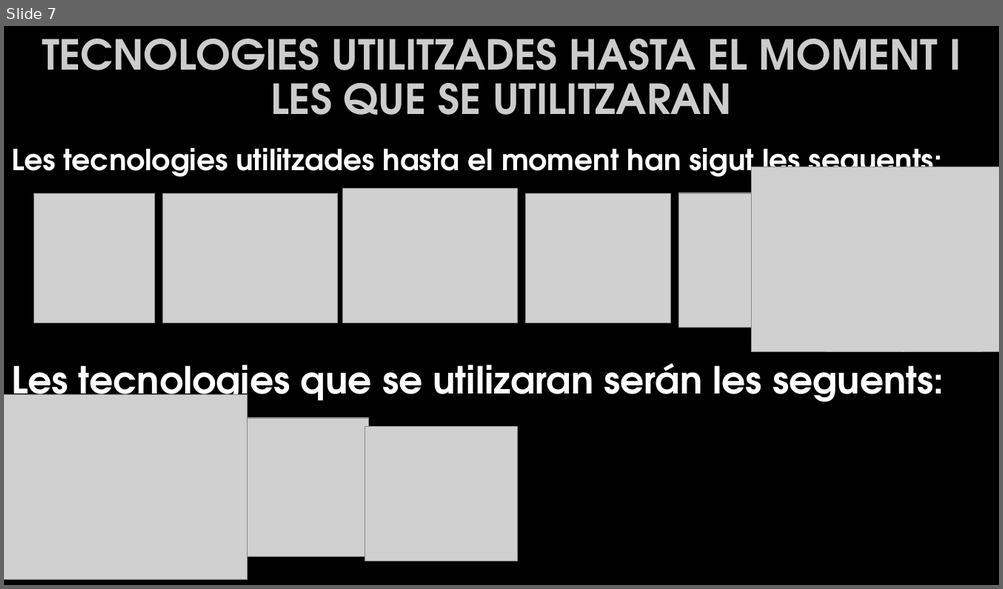
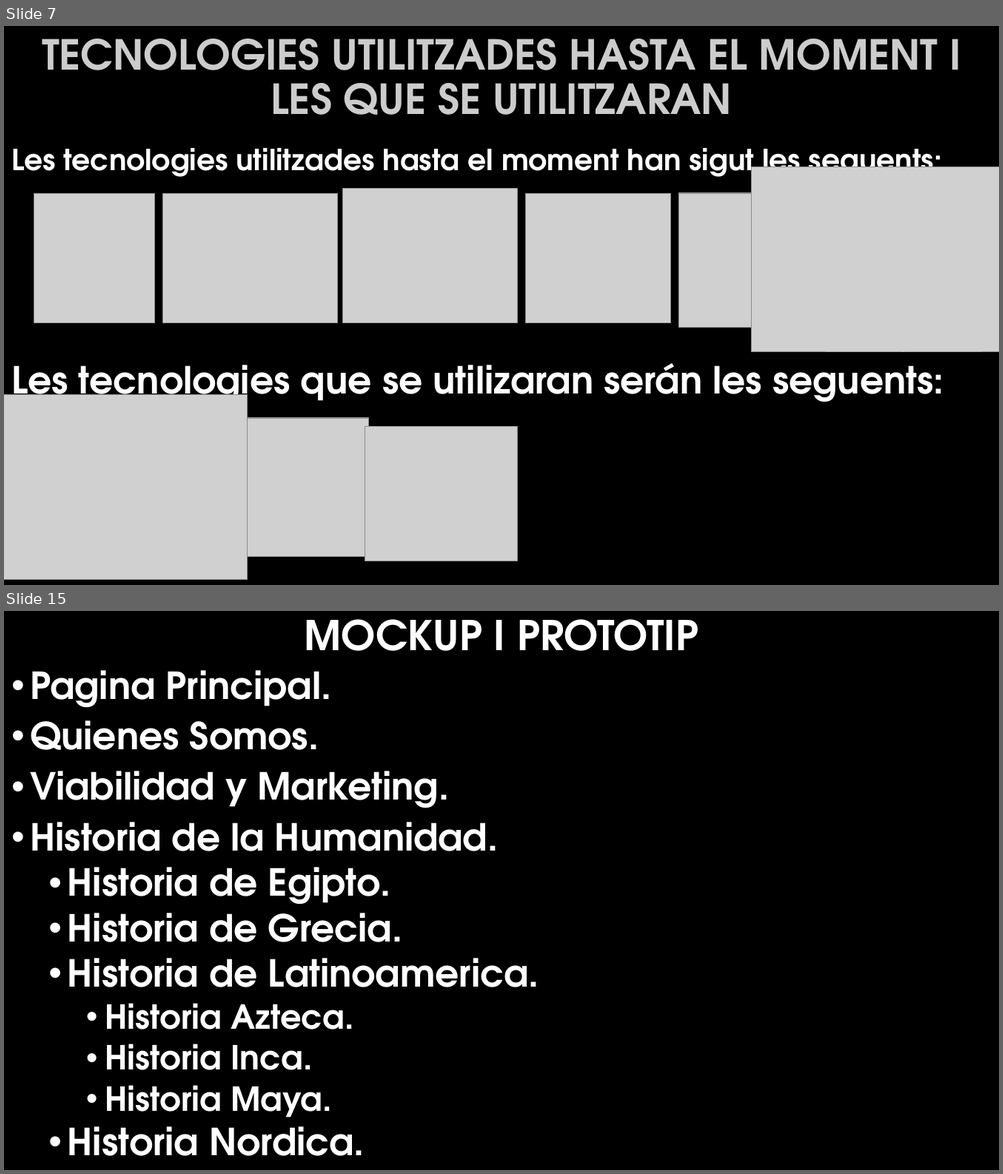
Before and after one commit to yolial22/yosulitago_2022_2-DAM, a slide deck: Presentacio del projectefinal 11-4-22.pptx. Shown one above the other, each under a label of ours: slide 7 before the commit, slides 7 and 15 after it; the slides between them are not shown. The pictures are 1003x589 and 1003x1174 pixels, drawn with LibreOffice and Linux fonts; fonts in the diff are those of the drawing; grey boxes stand for pictures; background and template pictures are left out. Boxes give left, top, right and bottom in pixels: in the first picture for what was removed or moved away, otherwise in the second. Text is boxed around its words. In the diff, an @@ line names an element or a change of style, - is before the commit and + after.

```diff
--- a/Presentacio del projectefinal 11-4-22.pptx
+++ b/Presentacio del projectefinal 11-4-22.pptx
@@ slide 15 added at (x1=4, y1=611, x2=999, y2=1170), background #000000 @@
@@ title added at (x1=304, y1=619, x2=698, y2=651), 39.6 pt, text #FFFFFF, bold @@
+MOCKUP I PROTOTIP
@@ text added at (x1=30, y1=670, x2=539, y2=1156), 36 pt, text #FFFFFF, bold @@
+• Pagina Principal.
+• Quienes Somos.
+• Viabilidad y Marketing.
+• Historia de la Humanidad.
+  • Historia de Egipto.
+  • Historia de Grecia.
+  • Historia de Latinoamerica.
+    • Historia Azteca.
+    • Historia Inca.
+    • Historia Maya.
+  • Historia Nordica.
```
Also in this commit, not shown: 19 other slides added.
